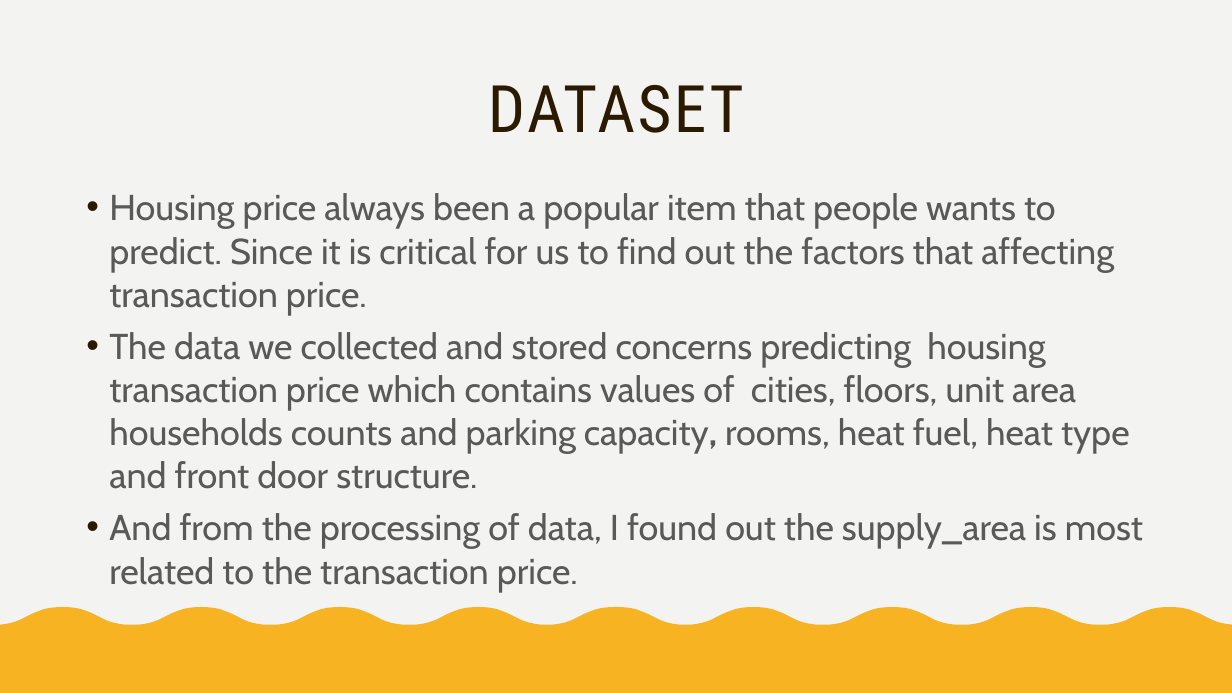
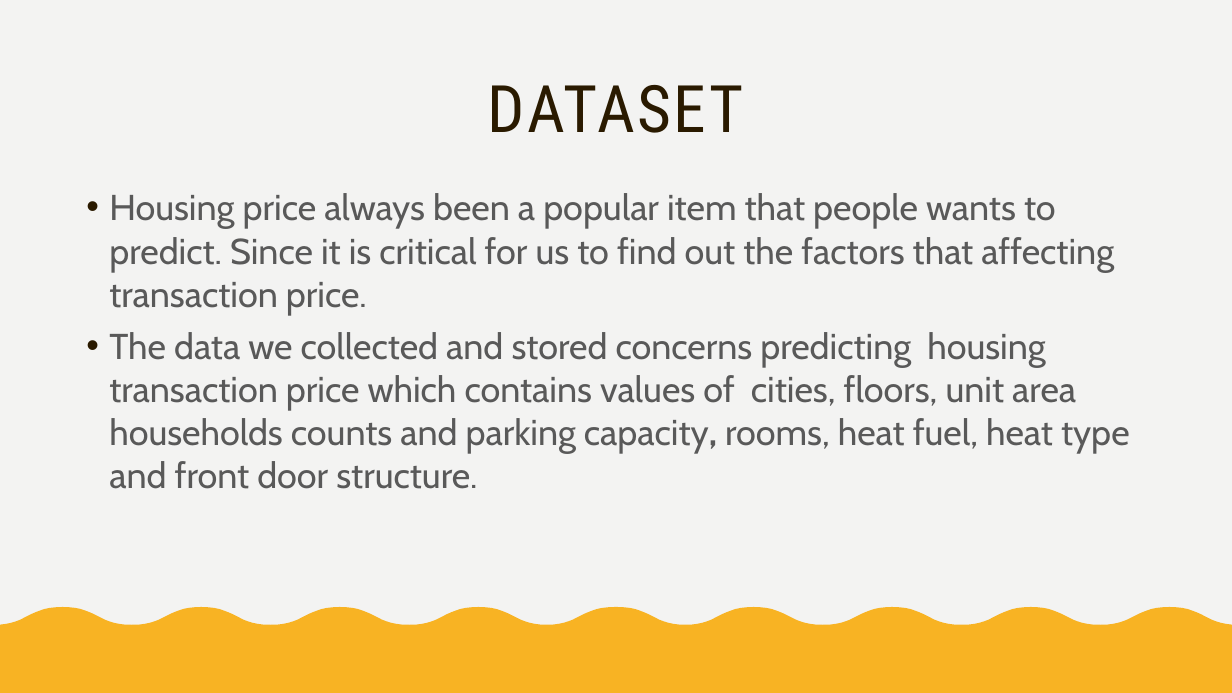
Before and after one commit to INFO6105-Spring19/hyperparameter-db-project-ds07, a slide deck: slide 4 of Presentation.pptx (slide 2 before the commit). Drawn at 1232x693 pixels with LibreOffice and Linux fonts; fonts in the diff are those of the drawing. Boxes give left, top, right and bottom in pixels: in the first picture for what was removed or moved away, otherwise in the second. Text is boxed around its words. In the diff, an @@ line names an element or a change of style, - is before the commit and + after.

```diff
--- a/Presentation.pptx
+++ b/Presentation.pptx
@@ text at <box>109,513,1143,592</box>: paragraph removed @@
-• And from the processing of data, I found out the supply_area is most related to the transaction price.
```
Also in this commit, not shown: 1 other slide changed, 2 slides added, 1 other file.
